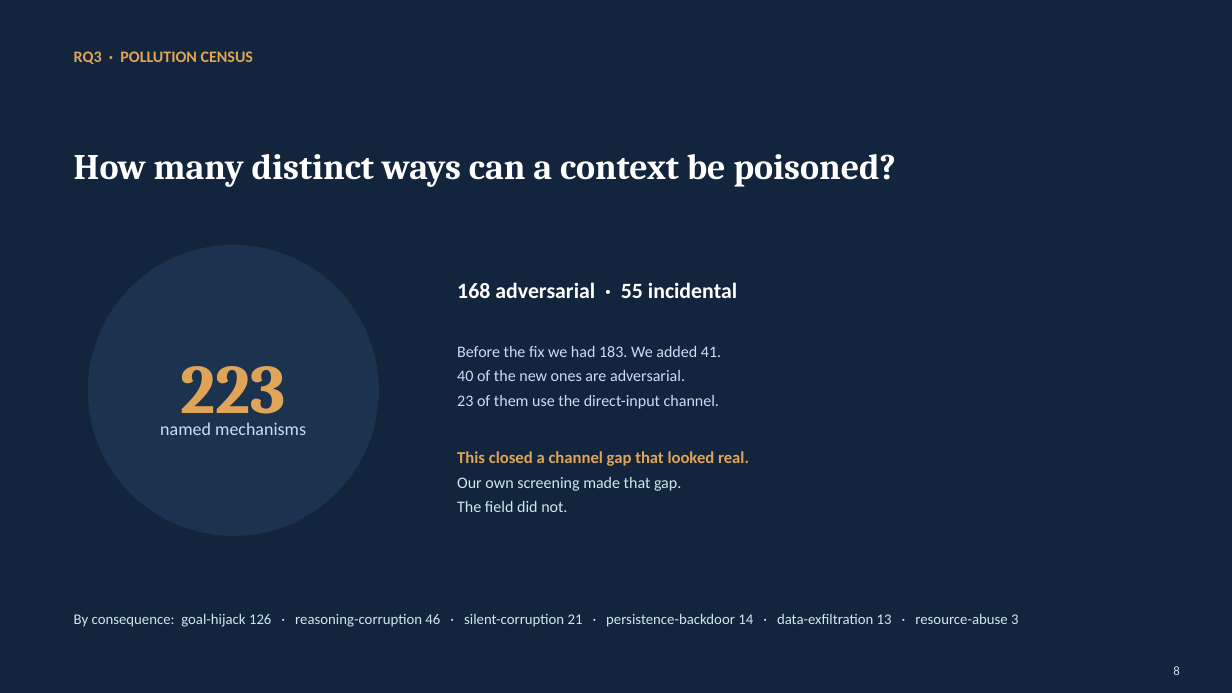
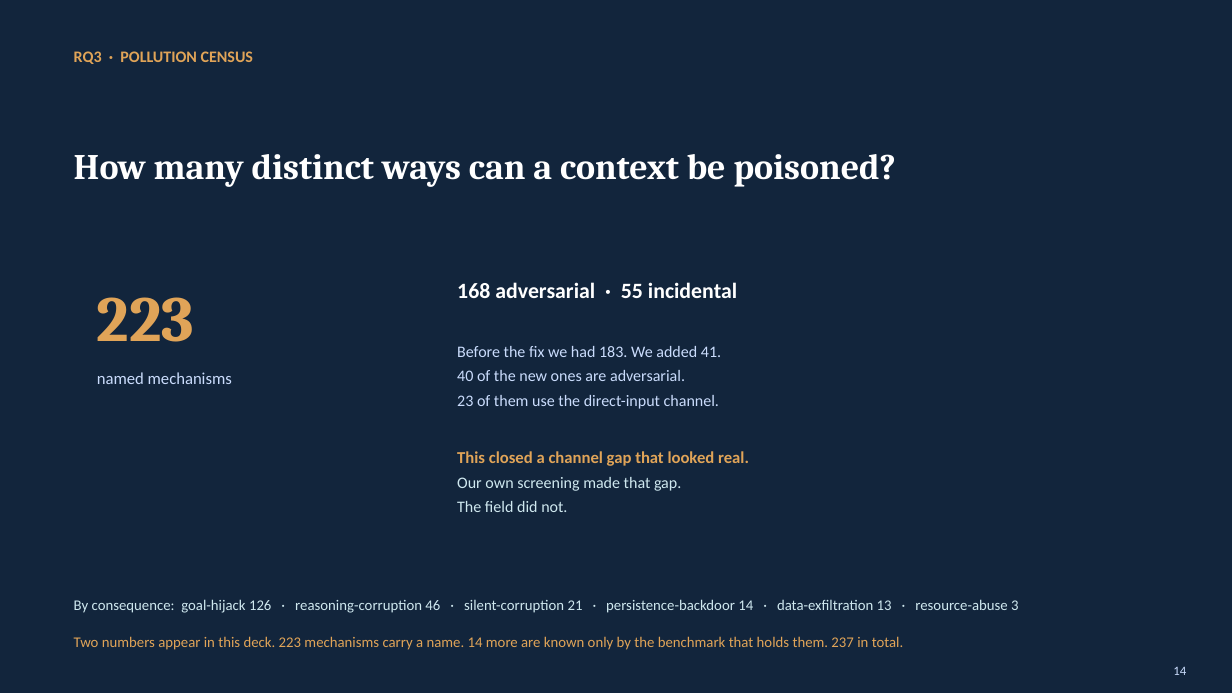
Before and after one commit to Nyamtulla/context_poison, a slide deck: slide 14 of context_sok_results_presentation.pptx (slide 8 before the commit). Drawn at 1232x693 pixels with LibreOffice and Linux fonts; fonts in the diff are those of the drawing. Boxes give left, top, right and bottom in pixels: in the first picture for what was removed or moved away, otherwise in the second. Text is boxed around its words. In the diff, an @@ line names an element or a change of style, - is before the commit and + after.

```diff
--- a/context_sok_results_presentation.pptx
+++ b/context_sok_results_presentation.pptx
@@ ellipse removed at (88, 245, 379, 536) @@
@@ text "223": place and size @@
-text "223" at (181, 366, 286, 428)
+text "223" at (97, 297, 195, 342)
@@ text "223" at (97, 297, 195, 342): size 54 to 50 pt; alignment centre to left @@
@@ text "named mechanisms": place and size @@
-text "named mechanisms" at (160, 422, 306, 435)
+text "named mechanisms" at (97, 372, 232, 384)
@@ text "named mechanisms" at (97, 372, 232, 384): size 14 to 13 pt; alignment centre to left @@
@@ text "By consequence: goal-hijack 126 · ...": place and size @@
-text "By consequence: goal-hijack 126 · ..." at (74, 613, 1018, 627)
+text "By consequence: goal-hijack 126 · ..." at (74, 599, 1018, 613)
@@ text added at (74, 636, 904, 650), 11.5 pt, text #E0A458 @@
+Two numbers appear in this deck. 223 mechanisms carry a name. 14 more are known only by the benchmark that holds them. 237 in total.
@@ text at (1173, 667, 1186, 675): text changed @@
-8
+14
```
Also in this commit, not shown: 24 other slides changed, 7 slides added, 2 other files.
